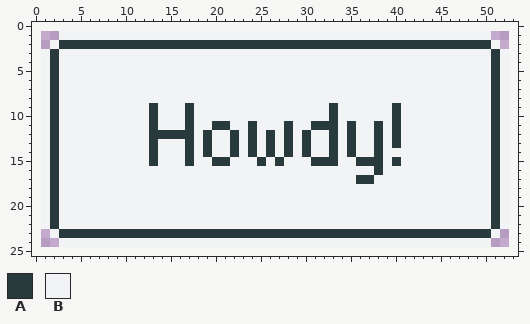
Pixel-art file -- howdy.ase. That is the earlier state.
52x24 pixels, 1 frame. The old version is drawn lined up with the new one, on the new canvas.
Palette (. is transparent): A #293a3d  B #f1f3f4
Pixels before, first column x 1:
 1 ..BBBBBBBBBBBBBBBBBBBBBBBBBBBBBBBBBBBBBBBBBBBBBBBB..
 2 .BAAAAAAAAAAAAAAAAAAAAAAAAAAAAAAAAAAAAAAAAAAAAAAAAB.
 3 BABBBBBBBBBBBBBBBBBBBBBBBBBBBBBBBBBBBBBBBBBBBBBBBBAB
 4 BABBBBBBBBBBBBBBBBBBBBBBBBBBBBBBBBBBBBBBBBBBBBBBBBAB
 5 BABBBBBBBBBBBBBBBBBBBBBBBBBBBBBBBBBBBBBBBBBBBBBBBBAB
 6 BABBBBBBBBBBBBBBBBBBBBBBBBBBBBBBBBBBBBBBBBBBBBBBBBAB
 7 BABBBBBBBBBBBBBBBBBBBBBBBBBBBBBBBBBBBBBBBBBBBBBBBBAB
 8 BABBBBBBBBBBBBBBBBBBBBBBBBBBBBBBBBBBBBBBBBBBBBBBBBAB
 9 BABBBBBBBBBBABBBABBBBBBBBBBBBBBBABBBBBBABBBBBBBBBBAB
10 BABBBBBBBBBBABBBABBBBBBBBBBBBBBBABBBBBBABBBBBBBBBBAB
11 BABBBBBBBBBBABBBABBAABBABBBABBAAABABBABABBBBBBBBBBAB
12 BABBBBBBBBBBAAAAABABBABABABABABBABABBABABBBBBBBBBBAB
13 BABBBBBBBBBBABBBABABBABABABABABBABABBABABBBBBBBBBBAB
14 BABBBBBBBBBBABBBABABBABABABABABBABABBABBBBBBBBBBBBAB
15 BABBBBBBBBBBABBBABBAABBBABABBBAAABBAAABABBBBBBBBBBAB
16 BABBBBBBBBBBBBBBBBBBBBBBBBBBBBBBBBBBBABBBBBBBBBBBBAB
17 BABBBBBBBBBBBBBBBBBBBBBBBBBBBBBBBBBAABBBBBBBBBBBBBAB
18 BABBBBBBBBBBBBBBBBBBBBBBBBBBBBBBBBBBBBBBBBBBBBBBBBAB
19 BABBBBBBBBBBBBBBBBBBBBBBBBBBBBBBBBBBBBBBBBBBBBBBBBAB
20 BABBBBBBBBBBBBBBBBBBBBBBBBBBBBBBBBBBBBBBBBBBBBBBBBAB
21 BABBBBBBBBBBBBBBBBBBBBBBBBBBBBBBBBBBBBBBBBBBBBBBBBAB
22 BABBBBBBBBBBBBBBBBBBBBBBBBBBBBBBBBBBBBBBBBBBBBBBBBAB
23 .BAAAAAAAAAAAAAAAAAAAAAAAAAAAAAAAAAAAAAAAAAAAAAAAAB.
24 ..BBBBBBBBBBBBBBBBBBBBBBBBBBBBBBBBBBBBBBBBBBBBBBBB..
After:
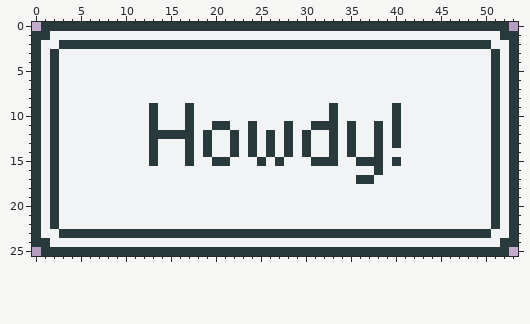
Commit message: howdy, im the sherriff of pixels
What changed:
{"change": "canvas 52x24 -> 54x26, the old top-left corner now at 1,1"}
{"y":0,"x":1,"old":"....................................................","new":"AAAAAAAAAAAAAAAAAAAAAAAAAAAAAAAAAAAAAAAAAAAAAAAAAAAA"}
{"y":1,"x":0,"old":"...","new":"AAB"}
{"y":1,"x":51,"old":"...","new":"BAA"}
{"y":2,"x":0,"old":"..","new":"AB"}
{"y":2,"x":52,"old":"..","new":"BA"}
{"y":3,"x":0,"old":".","new":"A"}
{"y":3,"x":53,"old":".","new":"A"}
{"y":4,"x":0,"old":".","new":"A"}
{"y":4,"x":53,"old":".","new":"A"}
{"y":5,"x":0,"old":".","new":"A"}
{"y":5,"x":53,"old":".","new":"A"}
{"y":6,"x":0,"old":".","new":"A"}
{"y":6,"x":53,"old":".","new":"A"}
{"y":7,"x":0,"old":".","new":"A"}
{"y":7,"x":53,"old":".","new":"A"}
{"y":8,"x":0,"old":".","new":"A"}
{"y":8,"x":53,"old":".","new":"A"}
{"y":9,"x":0,"old":".","new":"A"}
{"y":9,"x":53,"old":".","new":"A"}
{"y":10,"x":0,"old":".","new":"A"}
{"y":10,"x":53,"old":".","new":"A"}
{"y":11,"x":0,"old":".","new":"A"}
{"y":11,"x":53,"old":".","new":"A"}
{"y":12,"x":0,"old":".","new":"A"}
{"y":12,"x":53,"old":".","new":"A"}
{"y":13,"x":0,"old":".","new":"A"}
{"y":13,"x":53,"old":".","new":"A"}
{"y":14,"x":0,"old":".","new":"A"}
{"y":14,"x":53,"old":".","new":"A"}
{"y":15,"x":0,"old":".","new":"A"}
{"y":15,"x":53,"old":".","new":"A"}
{"y":16,"x":0,"old":".","new":"A"}
{"y":16,"x":53,"old":".","new":"A"}
{"y":17,"x":0,"old":".","new":"A"}
{"y":17,"x":53,"old":".","new":"A"}
{"y":18,"x":0,"old":".","new":"A"}
{"y":18,"x":53,"old":".","new":"A"}
{"y":19,"x":0,"old":".","new":"A"}
{"y":19,"x":53,"old":".","new":"A"}
{"y":20,"x":0,"old":".","new":"A"}
{"y":20,"x":53,"old":".","new":"A"}
{"y":21,"x":0,"old":".","new":"A"}
{"y":21,"x":53,"old":".","new":"A"}
{"y":22,"x":0,"old":".","new":"A"}
{"y":22,"x":53,"old":".","new":"A"}
{"y":23,"x":0,"old":"..","new":"AB"}
{"y":23,"x":52,"old":"..","new":"BA"}
{"y":24,"x":0,"old":"...","new":"AAB"}
{"y":24,"x":51,"old":"...","new":"BAA"}
{"y":25,"x":1,"old":"....................................................","new":"AAAAAAAAAAAAAAAAAAAAAAAAAAAAAAAAAAAAAAAAAAAAAAAAAAAA"}
{"label":"added","picture_box":[32,22,518,256]}
